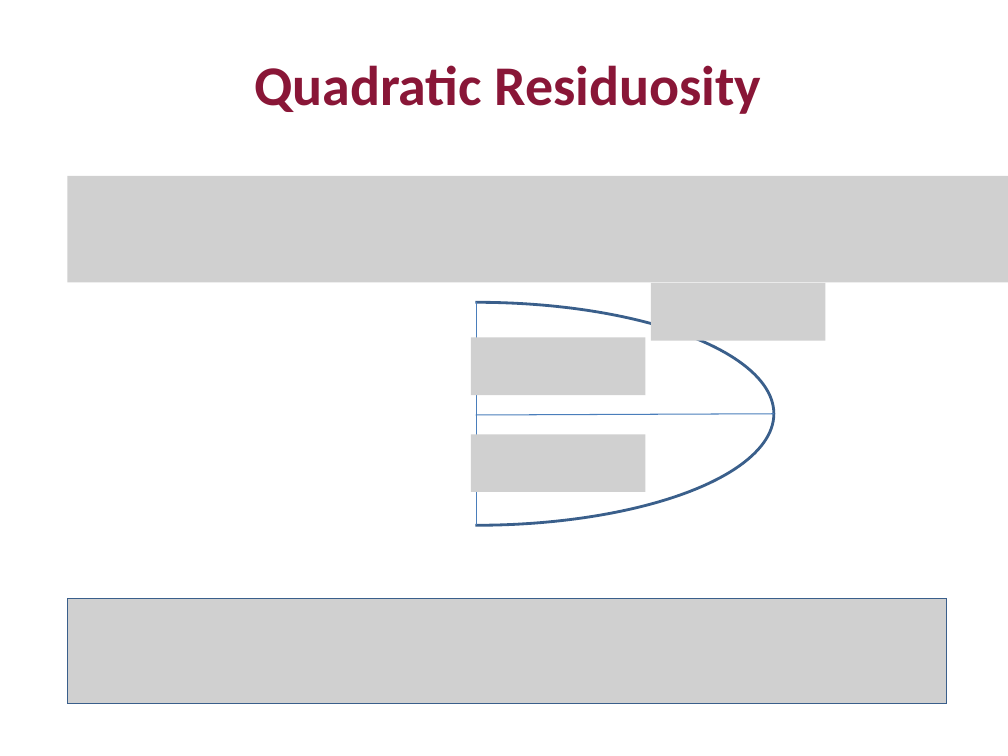
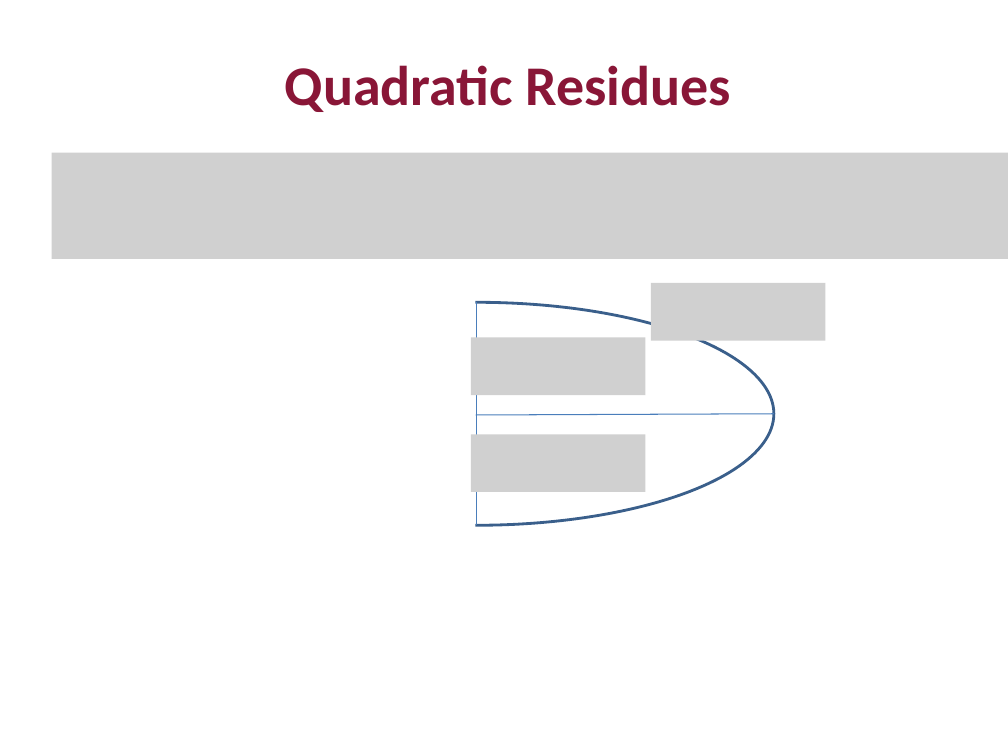
Before and after one commit to mit6875/mit6875.github.io, a slide deck: slide 17 of FA23SLIDES/lec16.pptx (slide 16 before the commit). Drawn at 1008x756 pixels with LibreOffice and Linux fonts; fonts in the diff are those of the drawing; grey boxes stand for pictures. Boxes give left, top, right and bottom in pixels: in the first picture for what was removed or moved away, otherwise in the second. Text is boxed around its words. In the diff, an @@ line names an element or a change of style, - is before the commit and + after.

```diff
--- a/FA23SLIDES/lec16.pptx
+++ b/FA23SLIDES/lec16.pptx
@@ text at bbox=[285, 65, 730, 112]: text changed @@
-Quadratic Residuosity
+Quadratic Residues
@@ picture: place and size @@
-picture at bbox=[68, 176, 1008, 283]
+picture at bbox=[51, 152, 1008, 259]
@@ picture removed at bbox=[68, 599, 947, 704] @@
```
Also in this commit, not shown: 7 other slides changed, 5 slides added, 22 slides removed, 3 other files.
